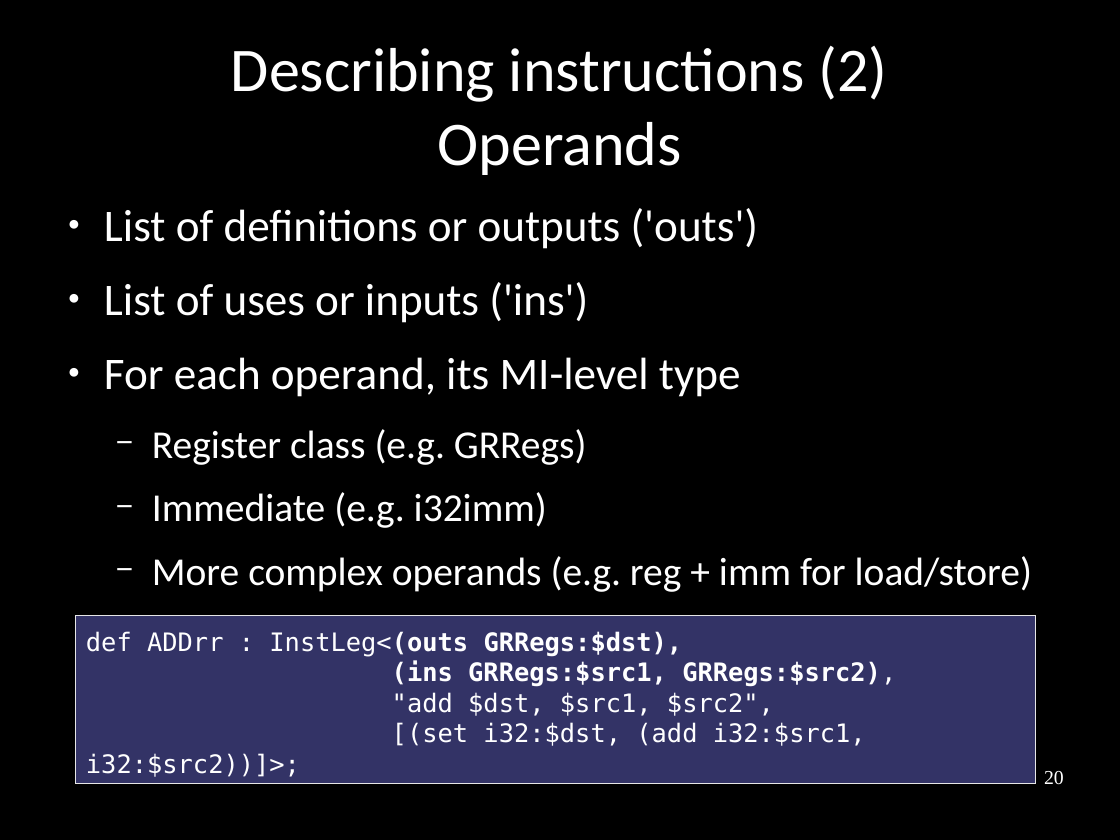
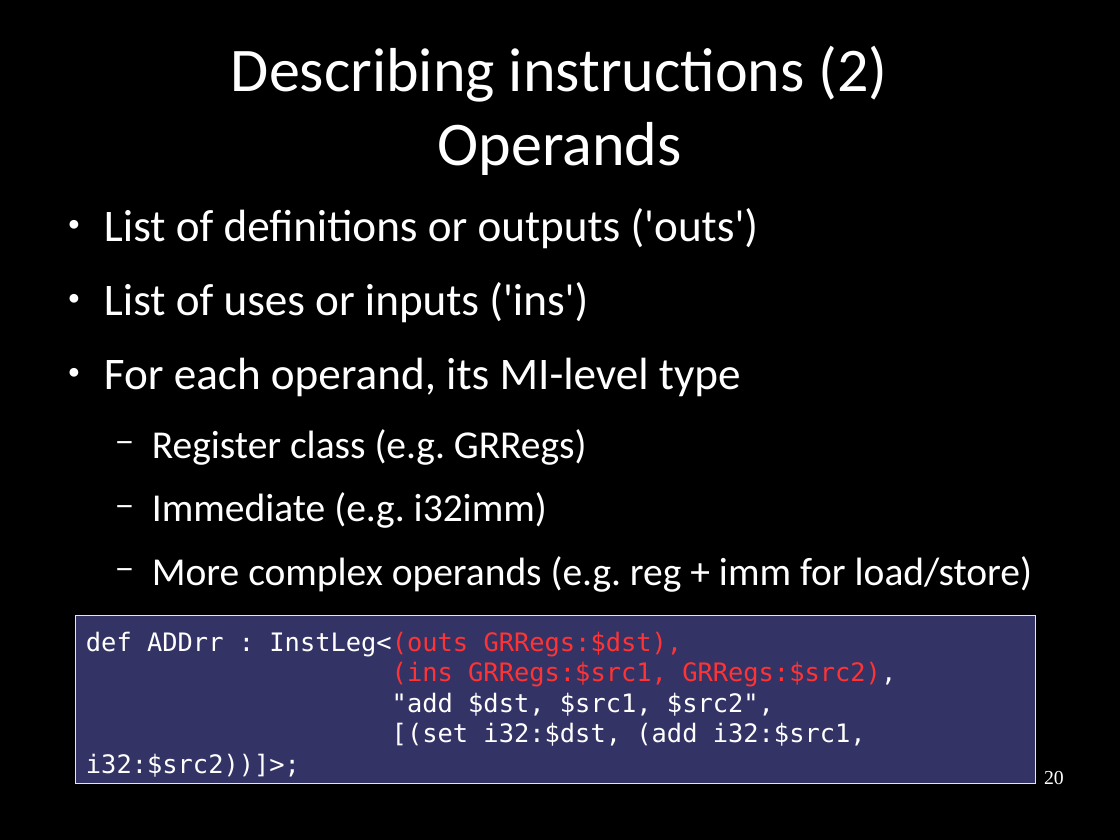
Before and after one commit to frasercrmck/llvm-leg, a slide deck: slide 20 of docs/Codeplay/Slides.odp. Drawn at 1120x840 pixels with LibreOffice and Linux fonts; fonts in the diff are those of the drawing. Boxes give left, top, right and bottom in pixels: in the first picture for what was removed or moved away, otherwise in the second. Text is boxed around its words. In the diff, an @@ line names an element or a change of style, - is before the commit and + after.

```diff
--- a/docs/Codeplay/Slides.odp
+++ b/docs/Codeplay/Slides.odp
@@ text in rectangle at <box>86,631,896,687</box>: text colour #FFFFFF to #FF3333, bold off in "InstLeg<(outs GRRegs:$dst),", "(ins GRRegs:$src1, GRRegs:$src2)," @@
```
Also in this commit, not shown: 10 other slides changed, 6 slides added, 3 slides removed.
